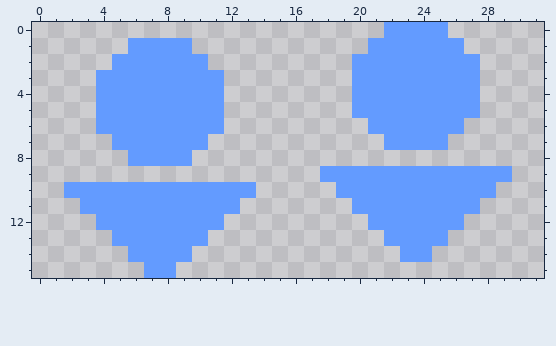
Edited in one commit: pixel-art sprite (assets/images/field/token.png). Above: the version before the commit.
The file is 32x16 pixels.
After:
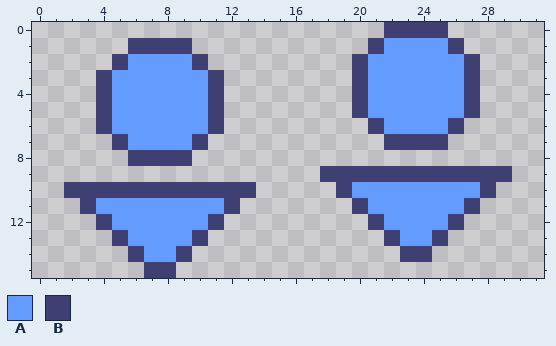
Palette (. is transparent): A #639bff  B #3f3f74
Change:
Colour A gives way to colour B in row 0 at x 22 to 25; in row 1 at x 6 to 9, 21 and 26; in row 2 at x 5, 10, 20 and 27; in rows 3 to 5 at x 4, 11, 20 and 27; in row 6 at x 4, 11, 21 and 26; in row 7 at x 5, 10 and 22 to 25.
Colour A gives way to colour B in row 8 at x 6 to 9; in row 9 at x 18 to 29; in row 10 at x 2 to 13, 19 and 28; in row 11 at x 3, 12, 20 and 27; in row 12 at x 4, 11, 21 and 26; in row 13 at x 5, 10, 22 and 25.
Colour A gives way to colour B in row 14 at x 6, 9 and 23 to 24; in row 15 at x 7 to 8.
